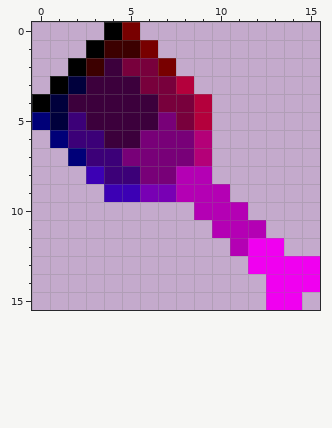
File history of a pixel-art sprite, assets/cubyz/tools/shover.png. That is the earlier state.
The file is 16x16 pixels.
After:
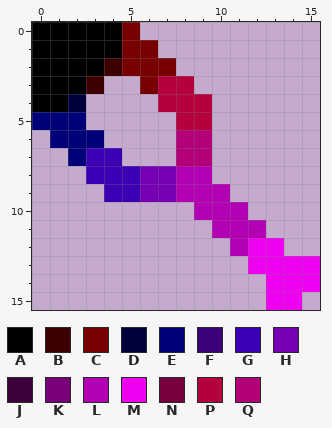
Palette (. is transparent): A #000000  B #3c0000  C #780000  D #00003c  E #000078  F #3c0078  G #3c00b4  H #7800b4  J #3c003c  K #780078  L #b400b4  M #f000f0  N #78003c  P #b4003c  Q #b40078
Difference:
y 0: x 0..3 .... -> AAAA
y 1: x 0..2 ... -> AAA; x 4..5 BB -> AC
y 2: x 0..1 .. -> AA; x 3..6 BJNN -> ABCC
y 3: x 0 . -> A; x 2..7 DJJJNN -> AB..CP
y 4: x 1..8 DJJJJJNN -> AD....PP
y 5: x 1..8 DFJJJJKN -> EE.....P
y 6: x 2..8 FFJJKKK -> EE....Q
y 7: x 3..8 FFKKKK -> GG...Q
y 8: x 4..7 FFKK -> GGHH
